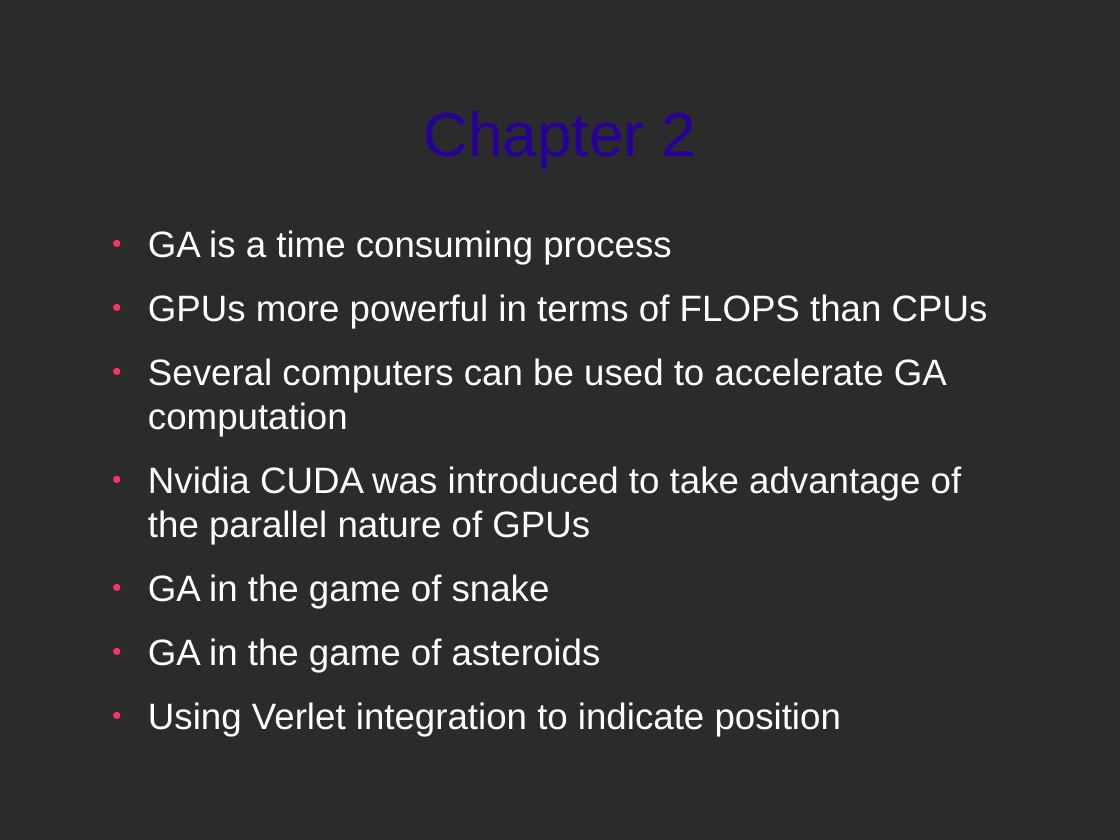
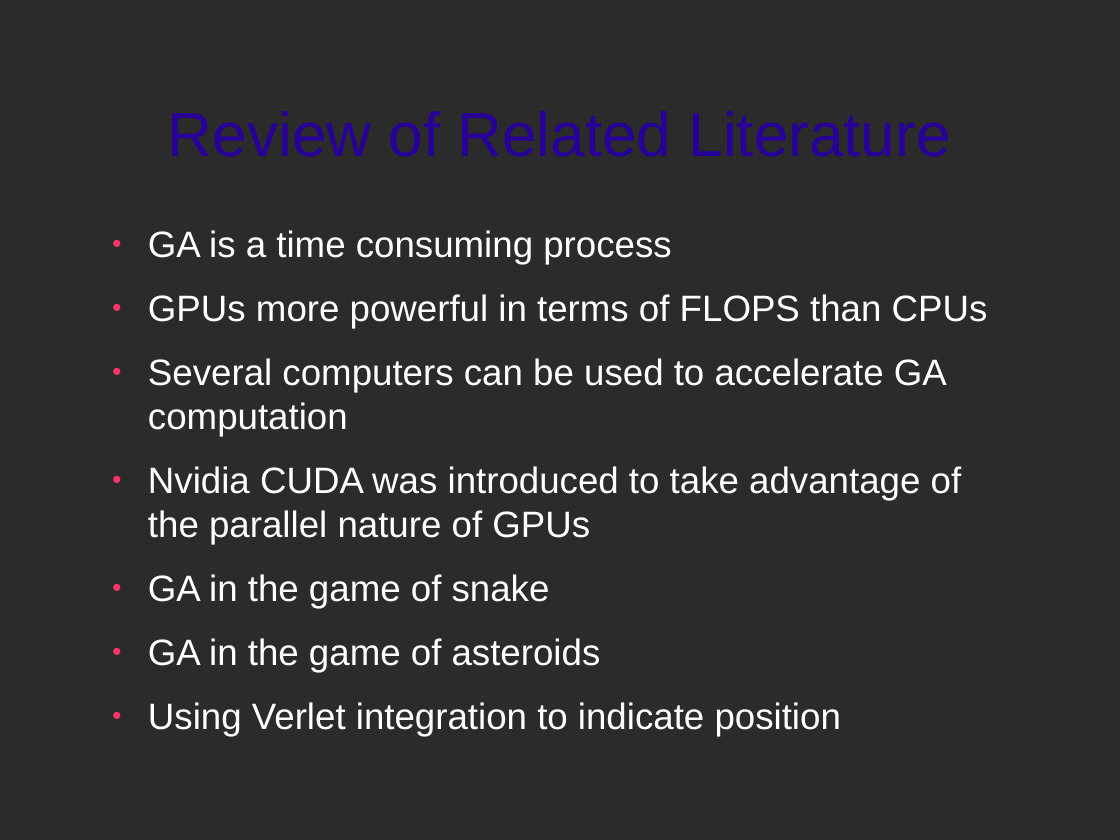
Before and after one commit to trigger-happy/thesis, a slide deck: slide 3 of presentations/mock_presentation.odp (slide 4 before the commit). Drawn at 1120x840 pixels with LibreOffice and Linux fonts; fonts in the diff are those of the drawing; background and template pictures are left out; a plain dark background stands for a picture behind light text. Boxes give left, top, right and bottom in pixels: in the first picture for what was removed or moved away, otherwise in the second. Text is boxed around its words. In the diff, an @@ line names an element or a change of style, - is before the commit and + after.

```diff
--- a/presentations/mock_presentation.odp
+++ b/presentations/mock_presentation.odp
@@ title at [168,111,951,157]: text changed @@
-Chapter 2
+Review of Related Literature
```
Also in this commit, not shown: 8 other slides changed, 2 slides added, 2 slides removed.
